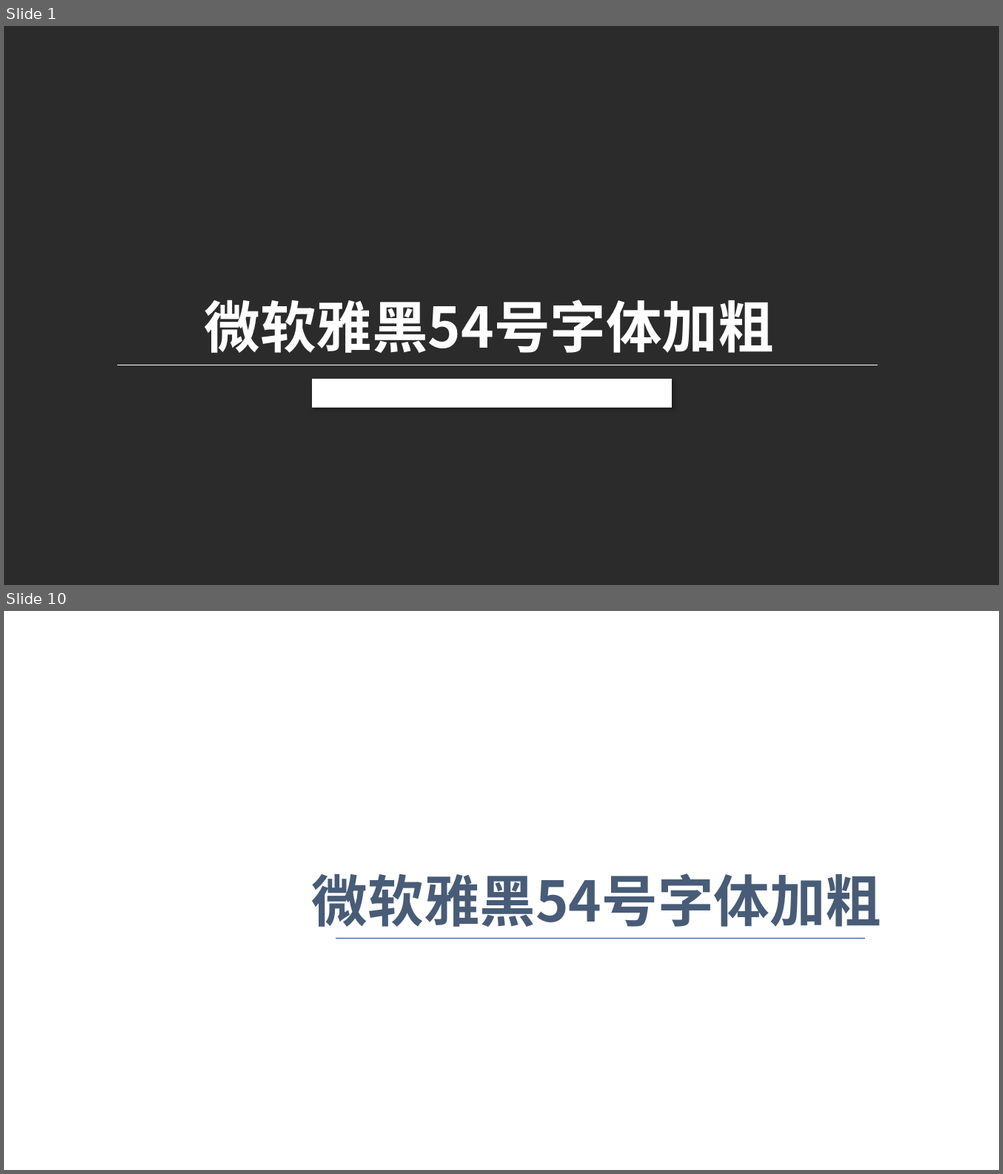
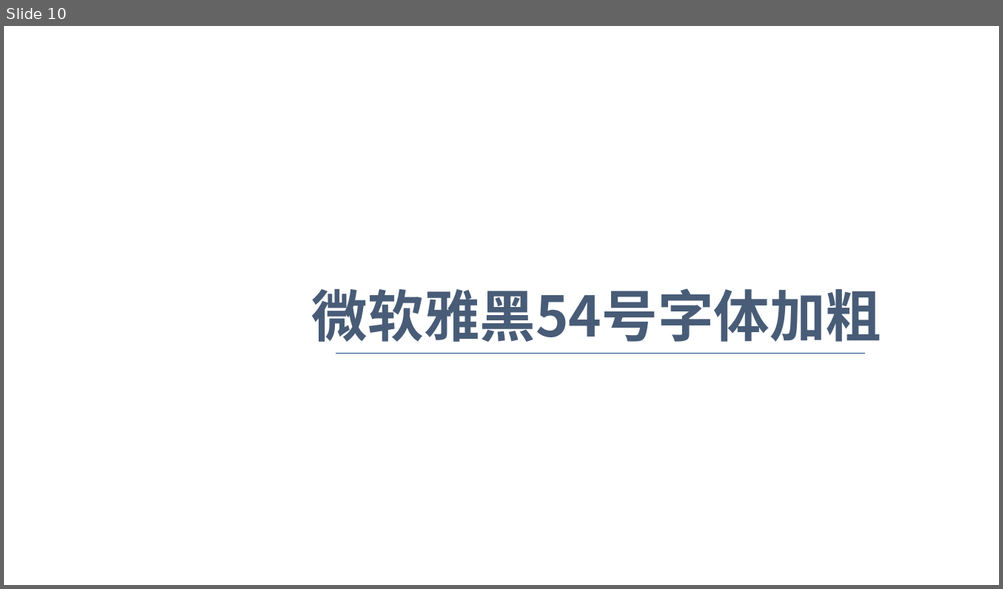
Before and after one commit to roet80736/WXMiniTraining, a slide deck: 微信小程序初级入门.pptx. Shown one above the other, each under a label of ours: slides 1 and 10 before the commit, slide 10 after it; the slides between them are not shown. The pictures are 1003x1174 and 1003x589 pixels, drawn with LibreOffice and Linux fonts; fonts in the diff are those of the drawing; background and template pictures are left out; a plain dark background stands for a picture behind light text. Boxes give left, top, right and bottom in pixels: in the first picture for what was removed or moved away, otherwise in the second. Text is boxed around its words. In the diff, an @@ line names an element or a change of style, - is before the commit and + after.

```diff
--- a/微信小程序初级入门.pptx
+++ b/微信小程序初级入门.pptx
@@ slide 1 removed at [4, 26, 999, 585], background picture (left out) @@
@@ text removed at [204, 300, 774, 353] @@
-微软雅黑54号字体加粗
@@ line removed from (117, 366) to (877, 366) @@
@@ rectangle removed at [312, 379, 671, 407] @@
```
Also in this commit, not shown: 4 slides added, 3 other slides removed, 12 other files.
